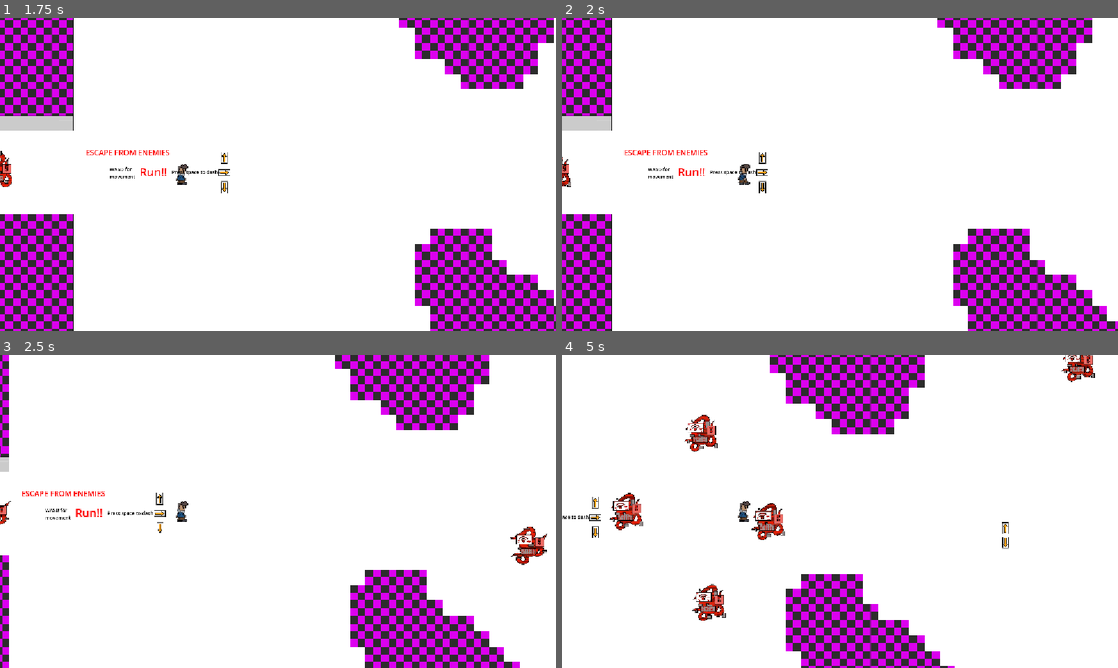
Above: before the commit, frames 1-4 (two rows, left to right).
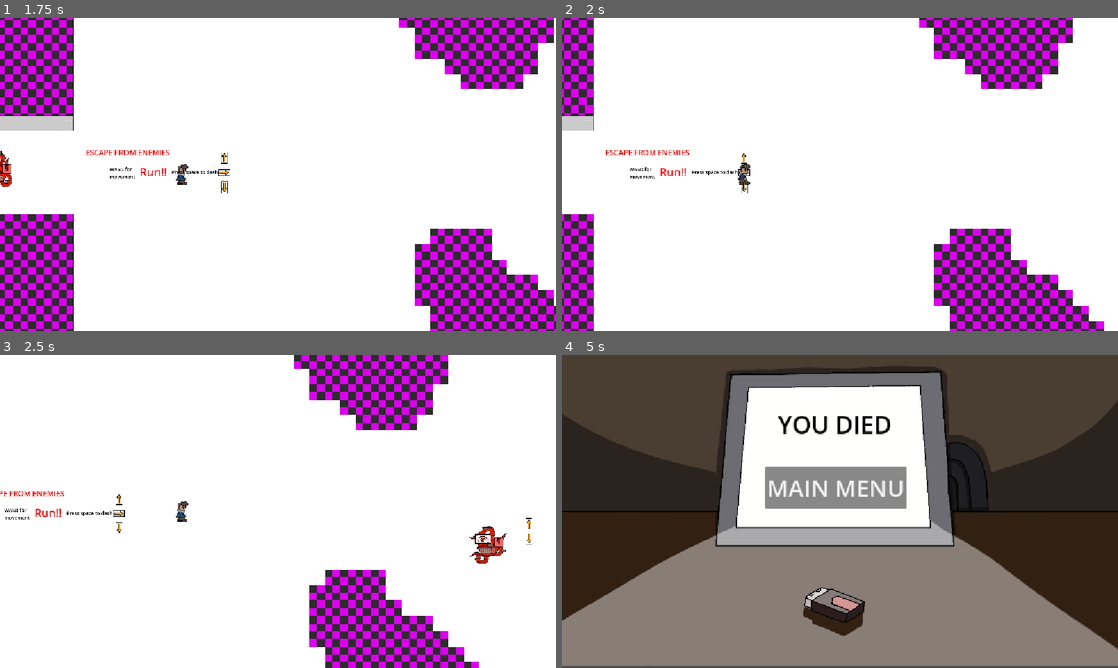
Above: after the commit, the same moments.

Repository: brooklin25t/L2-DIGT-BAM
Game: Godot game, scene res://Scenes/main_menu.tscn
Two runs of this game, one before a commit and one after it. Both use one fixed random seed, a clock stepped at 60 frames per second and the inputs below.
Inputs:
- Up to frame 1 (1.75 s): click "BEGIN" at 0.5 s; tap Space (player_dash) at 1.25, 1.35 s; hold D (player_right) from 1.28 s (still down); tap W (player_up) at 1.52 s
- Up to frame 2 (2 s): keep holding D (player_right)
- Up to frame 3 (2.5 s): keep holding D (player_right); tap Space (player_dash) at 2, 2.1 s; tap W (player_up) at 2.27 s
- Up to frame 4 (5 s): tap Space (player_dash) at 2.75, 2.85, 3.5, 3.6, 4.25, 4.35 s; release D (player_right) at 2.78 s; hold A (player_left) 2.78-3.53 s; hold D (player_right) from 3.53 s (still down); tap W (player_up) at 3.77, 4.52 s

Frame 1 is identical in both runs. In frame 2, 12% of the frame differs, in the area x 0-100%, y 0-100%; in frame 3, 16%; in frame 4, 91%.

Commit message:
player dash animations
image creation

Diff:
--- a/error-404-exe/Prefab/player.tscn
+++ b/error-404-exe/Prefab/player.tscn
@@ -165,11 +165,10 @@
 zoom = Vector2(0.5, 0.5)
 
 [node name="DashTimer" type="Timer" parent="." unique_id=1015700200]
-wait_time = 0.5
 one_shot = true
 
 [node name="DashCooldownTimer" type="Timer" parent="." unique_id=773645482]
-wait_time = 3.0
+wait_time = 2.0
 one_shot = true
 
 [node name="invulrablity" type="Timer" parent="." unique_id=599255365]
Binary file added: error-404-exe/Sprite-0001.png
Not shown, added: error-404-exe/Sprite-0001.png.import
Binary file added: error-404-exe/Sprite-0002.png
Not shown, added: error-404-exe/Sprite-0002.png.import
Binary file added: error-404-exe/mid-dash.png
Not shown, added: error-404-exe/mid-dash.png.import
Binary file added: error-404-exe/start-dash.png
Not shown, added: error-404-exe/start-dash.png.import
